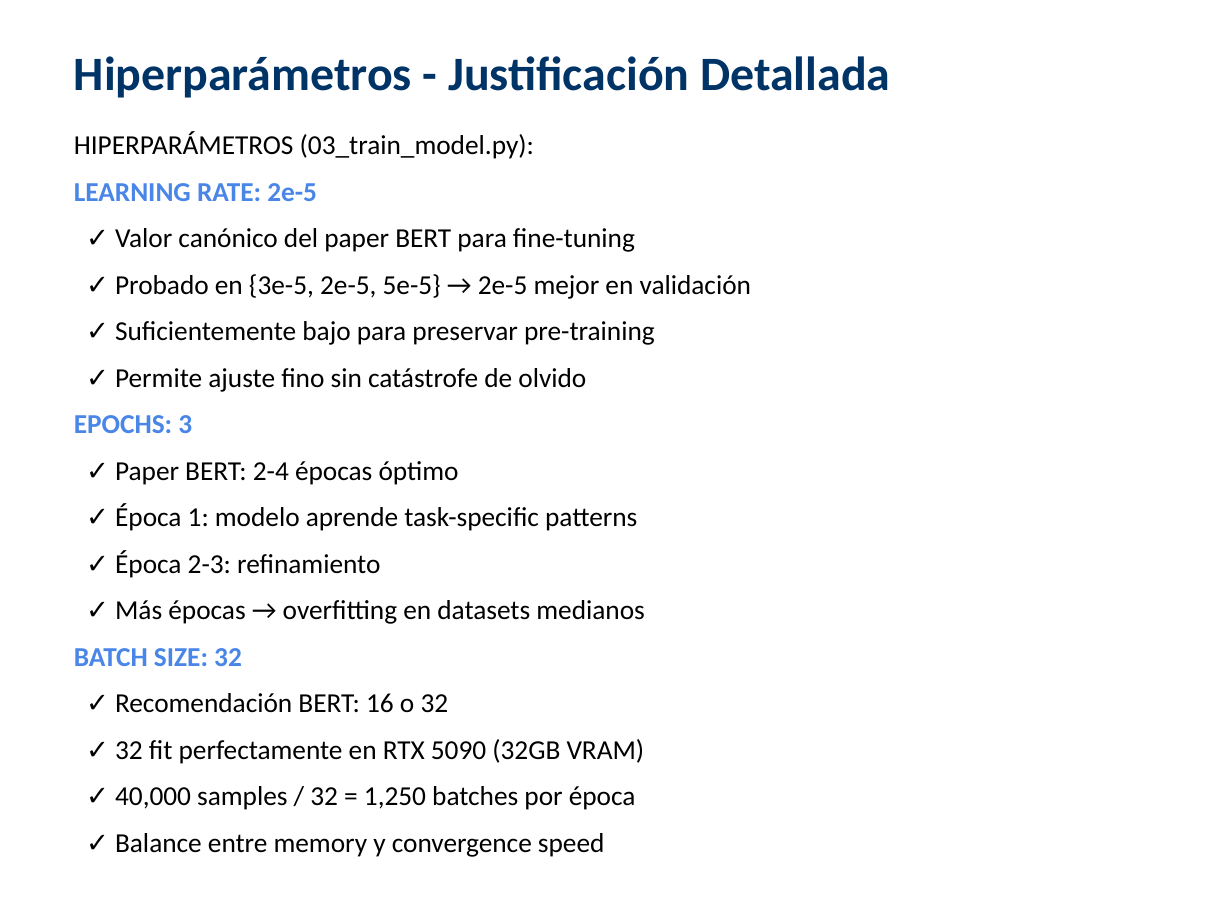
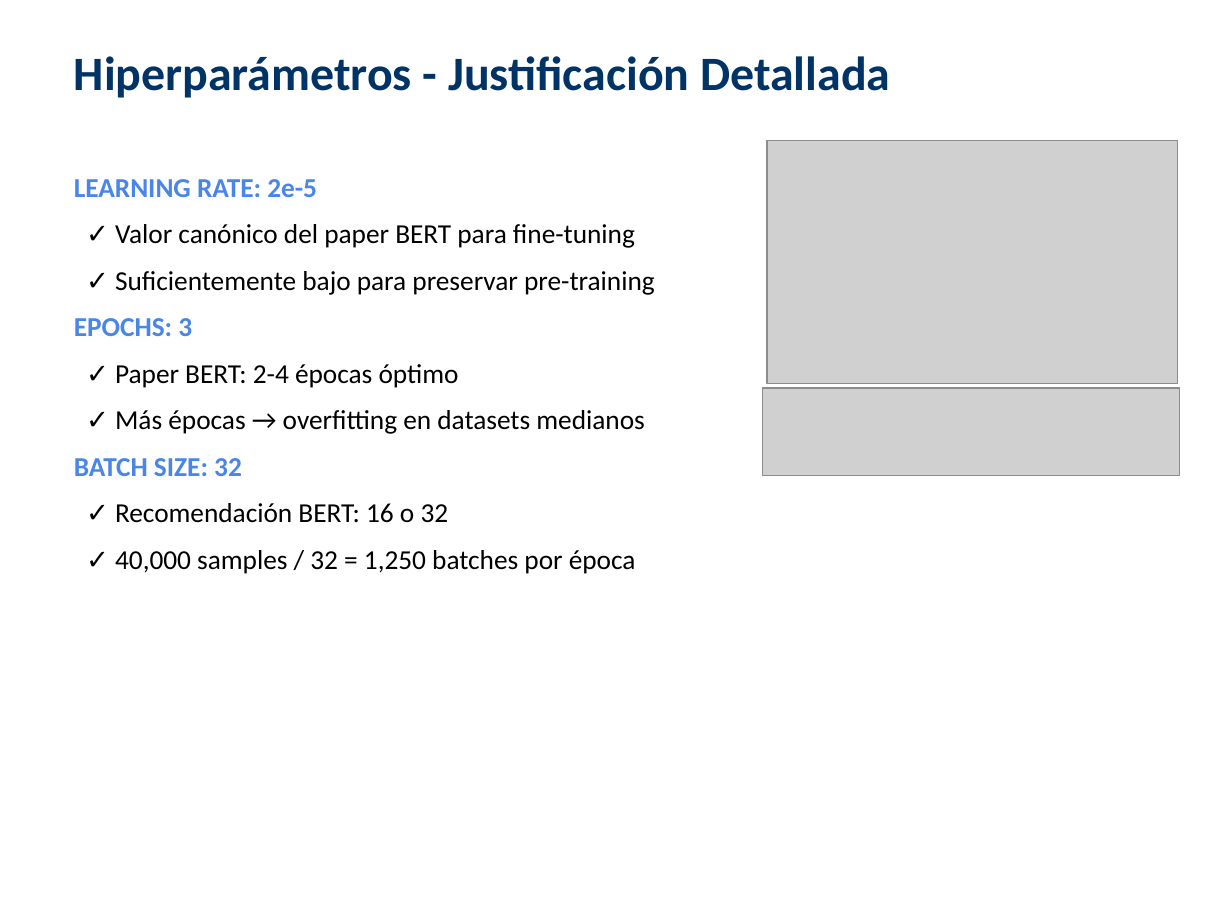
Before and after one commit to aguilarezequiel/stem-review-classifier, a slide deck: slide 31 of docs/Presentacion_Final_Steam_Classifier.pptx (slide 30 before the commit). Drawn at 1232x924 pixels with LibreOffice and Linux fonts; fonts in the diff are those of the drawing; grey boxes stand for pictures. Boxes give left, top, right and bottom in pixels: in the first picture for what was removed or moved away, otherwise in the second. Text is boxed around its words. In the diff, an @@ line names an element or a change of style, - is before the commit and + after.

```diff
--- a/docs/Presentacion_Final_Steam_Classifier.pptx
+++ b/docs/Presentacion_Final_Steam_Classifier.pptx
@@ text at (74,132,534,159): paragraph removed @@
-HIPERPARÁMETROS (03_train_model.py):
@@ picture added at (768,140,1178,383) @@
@@ text at (115,274,751,299): paragraph removed @@
-✓ Probado en {3e-5, 2e-5, 5e-5} → 2e-5 mejor en validación
@@ text at (115,368,586,392): paragraph removed @@
-✓ Permite ajuste fino sin catástrofe de olvido
@@ picture added at (763,388,1179,476) @@
@@ text at (115,504,637,578): paragraphs removed @@
-✓ Época 1: modelo aprende task-specific patterns
-✓ Época 2-3: refinamiento
@@ text at (115,739,645,764): paragraph removed @@
-✓ 32 fit perfectamente en RTX 5090 (32GB VRAM)
@@ text at (115,833,605,857): paragraph removed @@
-✓ Balance entre memory y convergence speed
```
Also in this commit, not shown: 27 other slides changed, 4 slides added, 2 slides removed.
